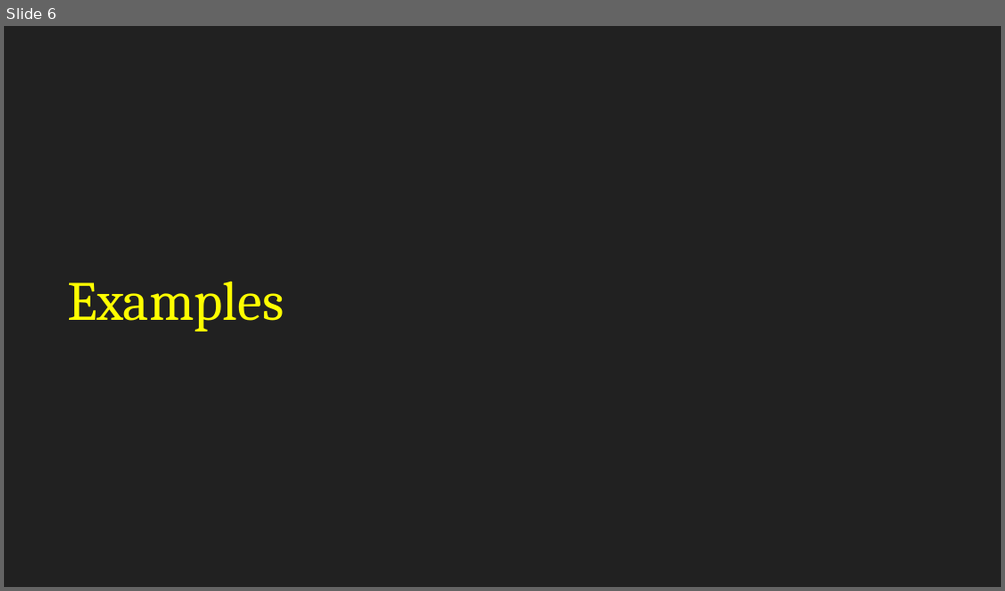
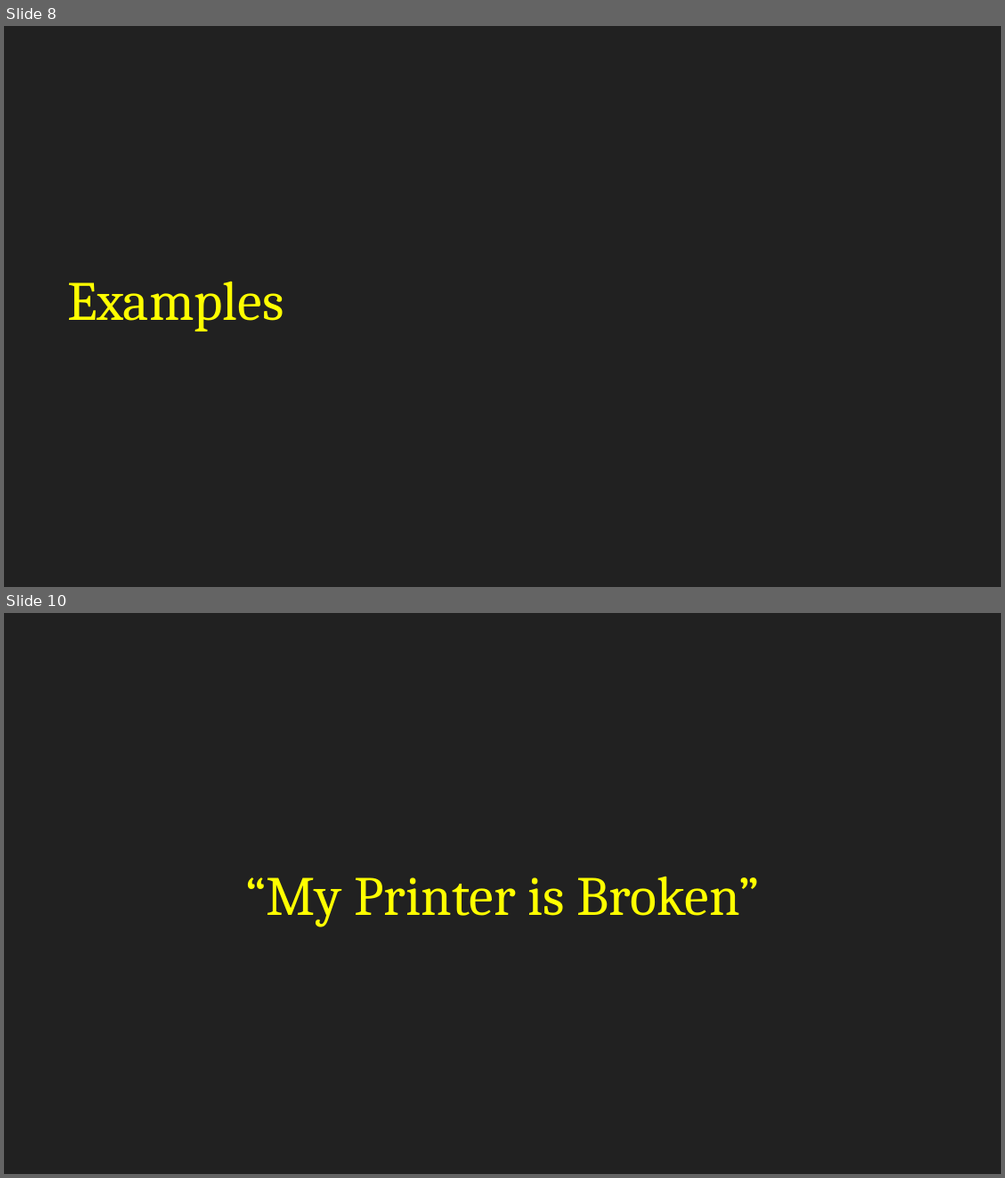
Before and after one commit to BYU-ITCSA/Dark-Mode, a slide deck: Lesson 4: Troubleshooting/Troubleshooting.pptx. Shown one above the other, each under a label of ours: slide 6 before the commit, slides 8 and 10 after it; the slides between them are not shown. The pictures are 1005x591 and 1005x1178 pixels, drawn with LibreOffice and Linux fonts; fonts in the diff are those of the drawing. Boxes give left, top, right and bottom in pixels: in the first picture for what was removed or moved away, otherwise in the second. Text is boxed around its words. In the diff, an @@ line names an element or a change of style, - is before the commit and + after.

```diff
--- a/Lesson 4: Troubleshooting/Troubleshooting.pptx
+++ b/Lesson 4: Troubleshooting/Troubleshooting.pptx
@@ slide 10 added at (x1=4, y1=613, x2=1001, y2=1174), background #212121 @@
@@ title added at (x1=245, y1=876, x2=760, y2=927), 40 pt, text #FFFF00 @@
+“My Printer is Broken”
@@ what was slide 6 is now slide 8 @@
```
Also in this commit, not shown: 3 slides changed, 5 other slides added, 1 slide removed.
